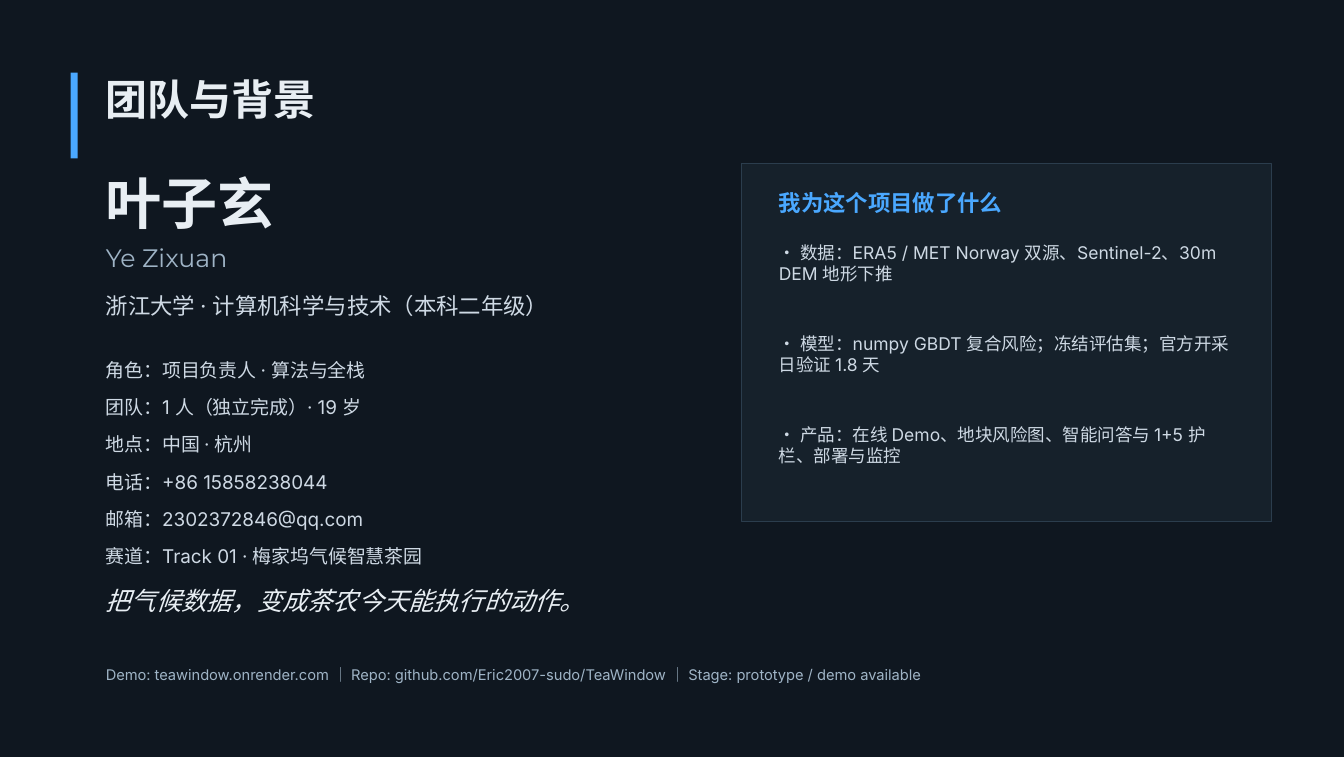
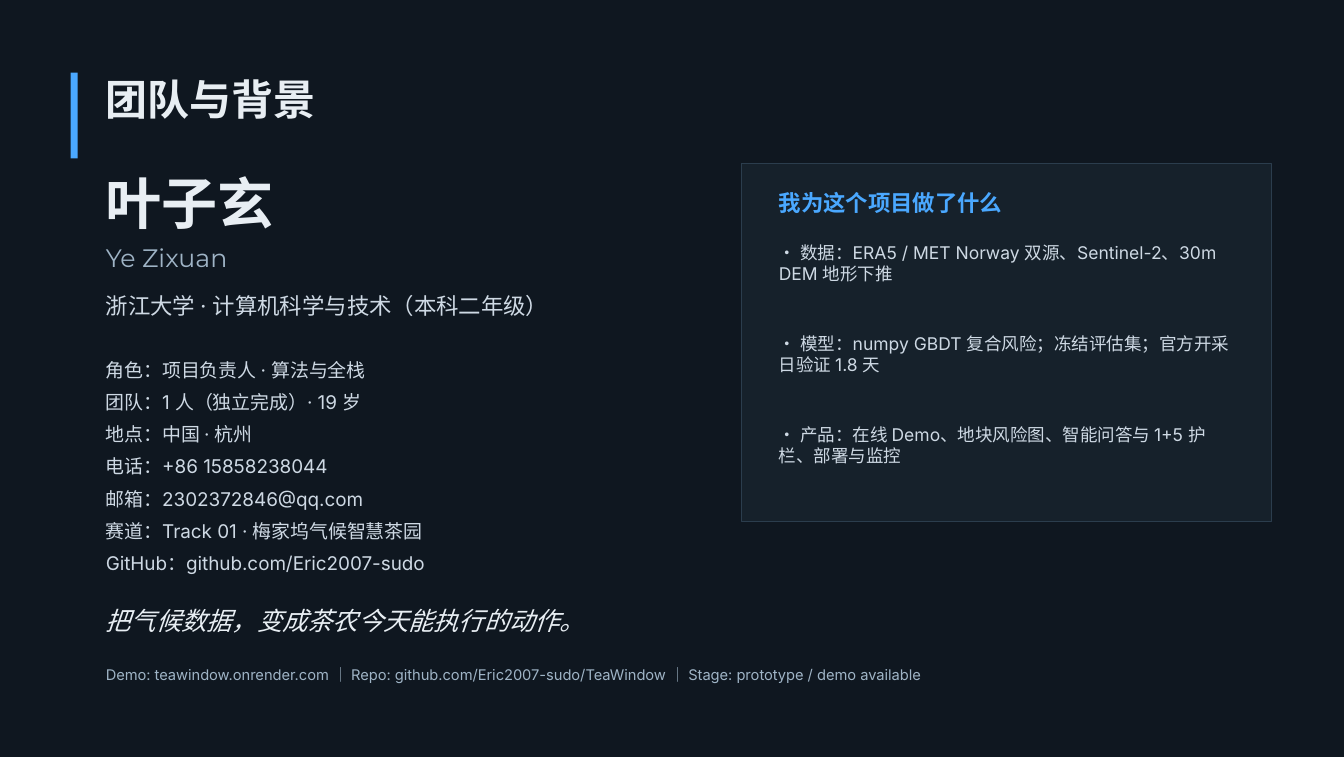
Before and after one commit to Eric2007-sudo/TeaWindow, a slide deck: slide 2 of submit/02_TeaWindow_Pitch_CN_14p.pptx. Drawn at 1344x757 pixels with LibreOffice and Linux fonts; fonts in the diff are those of the drawing. Boxes give left, top, right and bottom in pixels: in the first picture for what was removed or moved away, otherwise in the second. Text is boxed around its words. In the diff, an @@ line names an element or a change of style, - is before the commit and + after.

```diff
--- a/submit/02_TeaWindow_Pitch_CN_14p.pptx
+++ b/submit/02_TeaWindow_Pitch_CN_14p.pptx
@@ text "团队：1 人（独立完成）· 19 岁" moved from (x1=106, y1=398, x2=361, y2=416) to (x1=106, y1=393, x2=361, y2=411) @@
@@ text "地点：中国 · 杭州" moved from (x1=106, y1=435, x2=253, y2=453) to (x1=106, y1=425, x2=253, y2=443) @@
@@ text "电话：+86 15858238044" moved from (x1=106, y1=473, x2=327, y2=491) to (x1=106, y1=457, x2=327, y2=475) @@
@@ text "邮箱：2302372846@qq.com" moved from (x1=106, y1=510, x2=363, y2=530) to (x1=106, y1=490, x2=363, y2=510) @@
@@ text "赛道：Track 01 · 梅家坞气候智慧茶园" moved from (x1=106, y1=547, x2=422, y2=565) to (x1=106, y1=522, x2=422, y2=540) @@
@@ text added at (x1=106, y1=555, x2=425, y2=574), 13.5 pt, text #CED9E4 @@
+GitHub：github.com/Eric2007-sudo
@@ text "把气候数据，变成茶农今天能执行的动作。" moved from (x1=106, y1=588, x2=585, y2=613) to (x1=106, y1=608, x2=585, y2=633) @@
```
Also in this commit, not shown: 9 other files.
